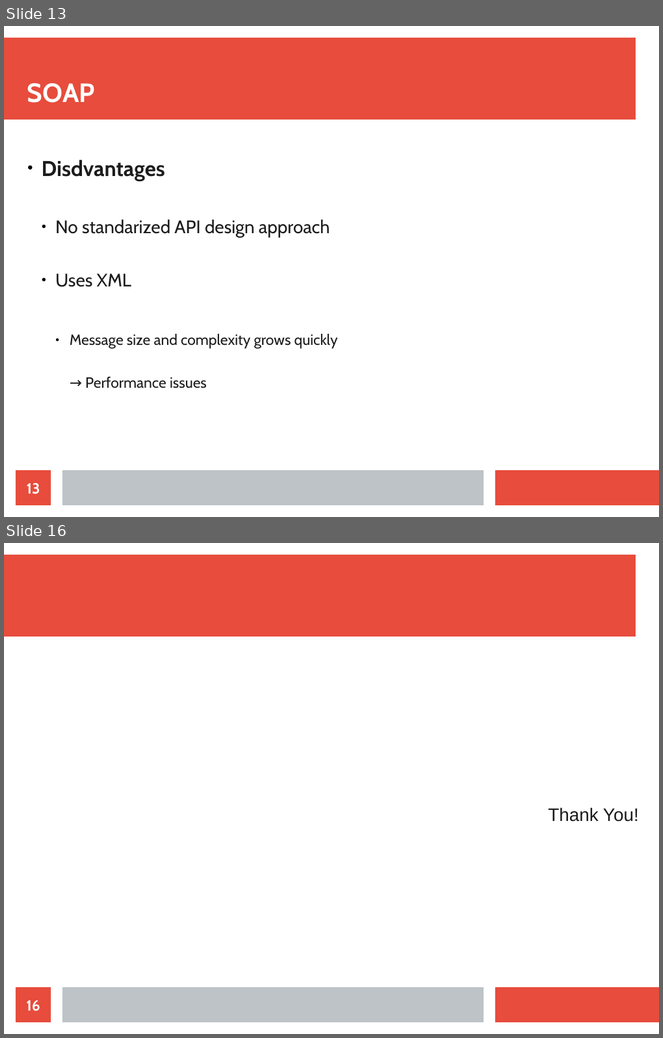
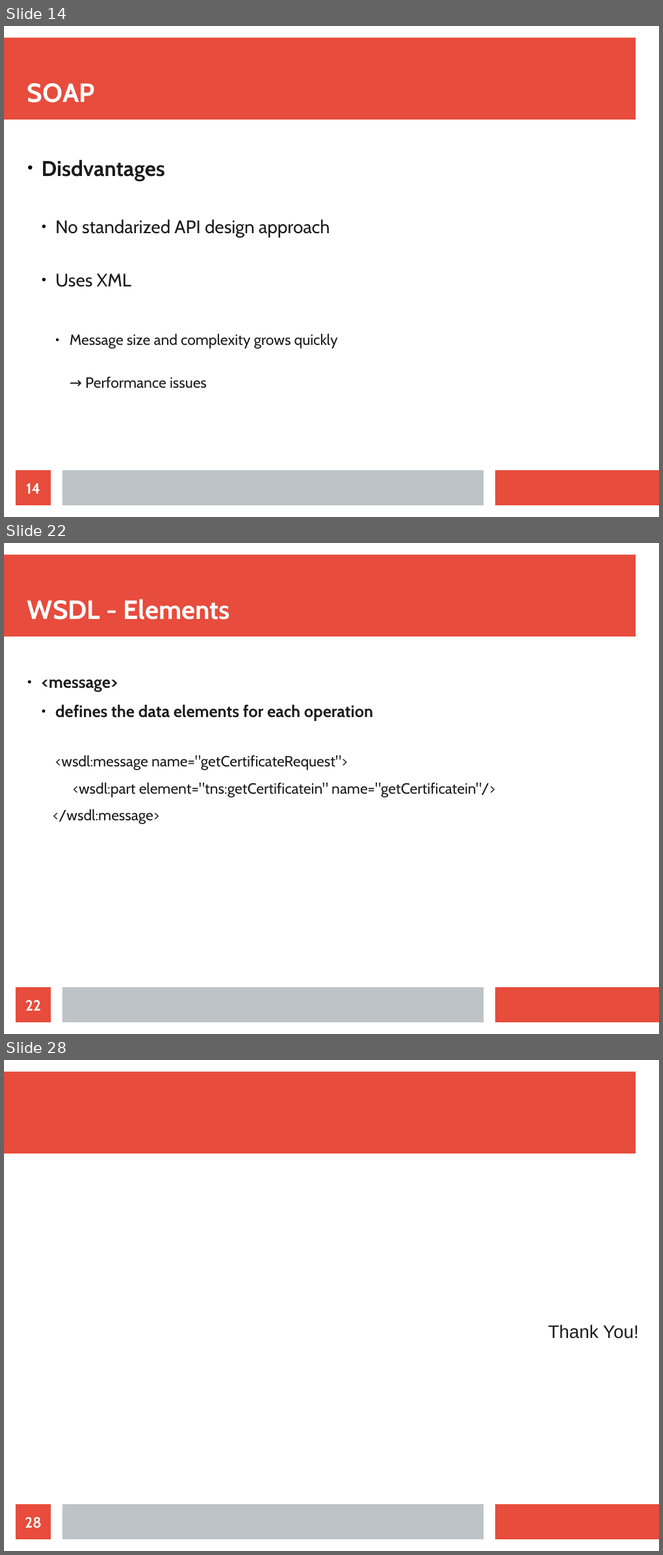
Before and after one commit to maxotta/pia-labs, a slide deck: lectures/ws_wsockets/ws_wsockets.odp. Shown one above the other, each under a label of ours: slides 13 and 16 before the commit, slides 14, 22 and 28 after it; the slides between them are not shown. The pictures are 663x1038 and 663x1555 pixels, drawn with LibreOffice and Linux fonts; fonts in the diff are those of the drawing. Boxes give left, top, right and bottom in pixels: in the first picture for what was removed or moved away, otherwise in the second. Text is boxed around its words. In the diff, an @@ line names an element or a change of style, - is before the commit and + after.

```diff
--- a/lectures/ws_wsockets/ws_wsockets.odp
+++ b/lectures/ws_wsockets/ws_wsockets.odp
@@ slide 22 added at [4,543,659,1034], background #FFFFFF; not listed: 3 template elements that a slide beside it also shows @@
@@ title added at [27,599,230,620], 32 pt, text #FFFFFF, bold @@
+WSDL - Elements
@@ text added at [42,679,495,824], 18 pt, text #1C1C1C @@
+● <message>
+  ● defines the data elements for each operation
+  <wsdl:message name="getCertificateRequest">
+  <wsdl:part element="tns:getCertificatein" name="getCertificatein"/>
+  </wsdl:message>
@@ page number added at [16,988,51,1023], fill #E74C3C, 18 pt, text #FFFFFF, bold @@
+22
@@ what was slide 13 is now slide 14 @@
@@ page number at [26,484,40,494]: text changed @@
-13
+14
@@ what was slide 16 is now slide 28 @@
@@ page number at [25,1517,42,1529]: text changed @@
-16
+28
```
Also in this commit, not shown: 5 slides changed, 11 other slides added.
